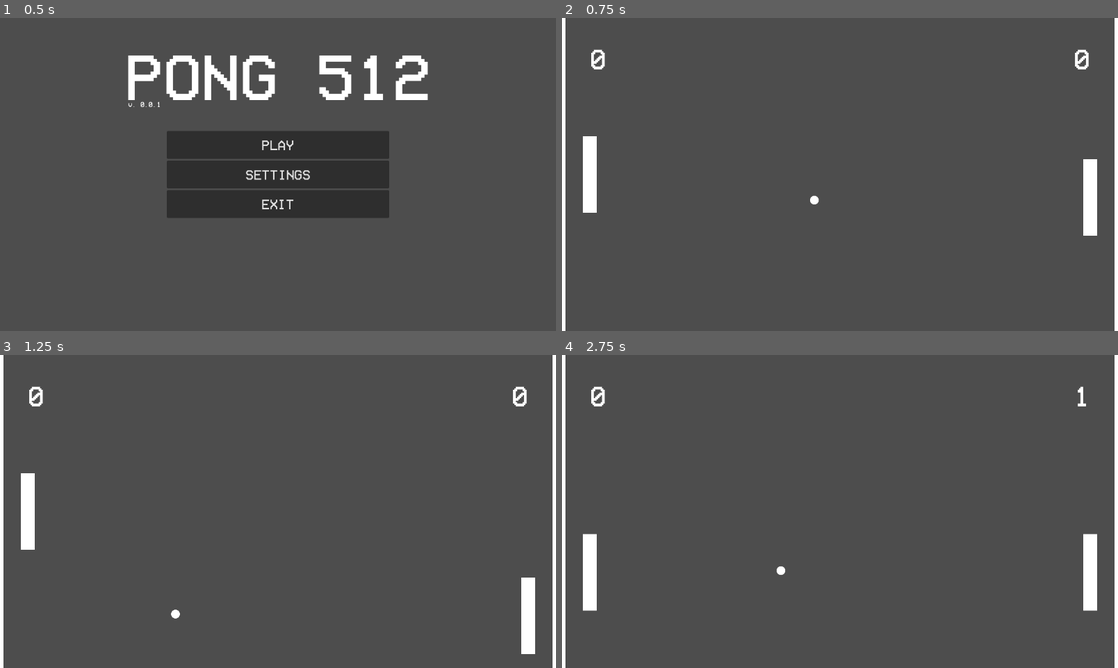
Above: before the commit, frames 1-4 (two rows, left to right).
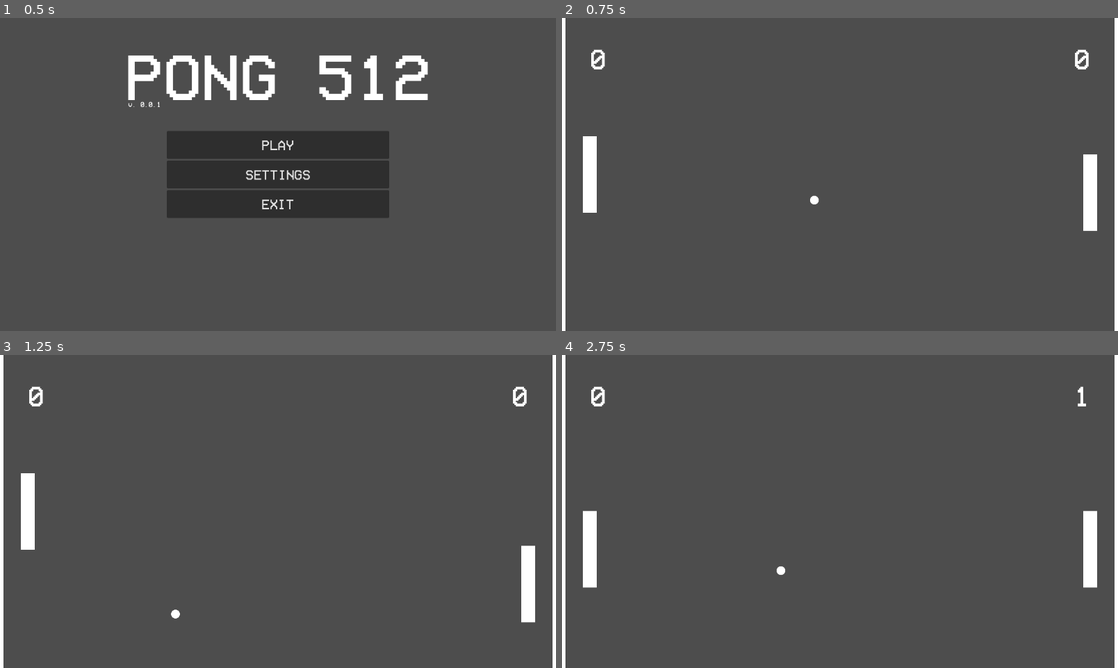
Above: after the commit, the same moments.

Repository: Cubature1/Pong-512-2D
Game: Godot game, scene res://scenes/menu.tscn
Two runs of this game, one before a commit and one after it. Both use one fixed random seed, a clock stepped at 60 frames per second and the inputs below.
Inputs:
- Up to frame 1 (0.5 s): no input
- Up to frame 2 (0.75 s): click "PLAY" at 0.5 s
- Up to frame 3 (1.25 s): no input
- Up to frame 4 (2.75 s): hold Up (move_up) 1.28-2.03 s; hold Down (move_down) from 2.03 s (still down)

Frame 1 is identical in both runs. In frame 2, less than 0.1% of the frame differs, in the area x 93-97%, y 43-70%; in frame 3, 0.5%; in frame 4, 0.8%, in the area x 3-97%, y 49-82%.

Commit message:
Decrease paddle speed
Hopefully fixes rubber banding (untested)

Diff:
--- a/scripts/cpu_paddle.gd
+++ b/scripts/cpu_paddle.gd
@@ -21,7 +21,7 @@
 # Called every frame. 'delta' is the elapsed time since the previous frame.
 func _process(delta: float) -> void:
 	var velocity: Vector2 = Vector2.ZERO
-	speed = Global.speed * .8
+	speed = Global.speed * .5
 	ball_position = ball.get_position()
 	if ball_position.y > position.y:
 		velocity.y += 1
--- a/scripts/paddle.gd
+++ b/scripts/paddle.gd
@@ -17,7 +17,7 @@
 # Called every frame. 'delta' is the elapsed time since the previous frame.
 func _process(delta) -> void:
 	var velocity = Vector2.ZERO
-	speed = Global.speed * .8
+	speed = Global.speed * .5
 	if Input.is_action_pressed("move_up"):
 		velocity.y -= 1
 	if Input.is_action_pressed("move_down"):
